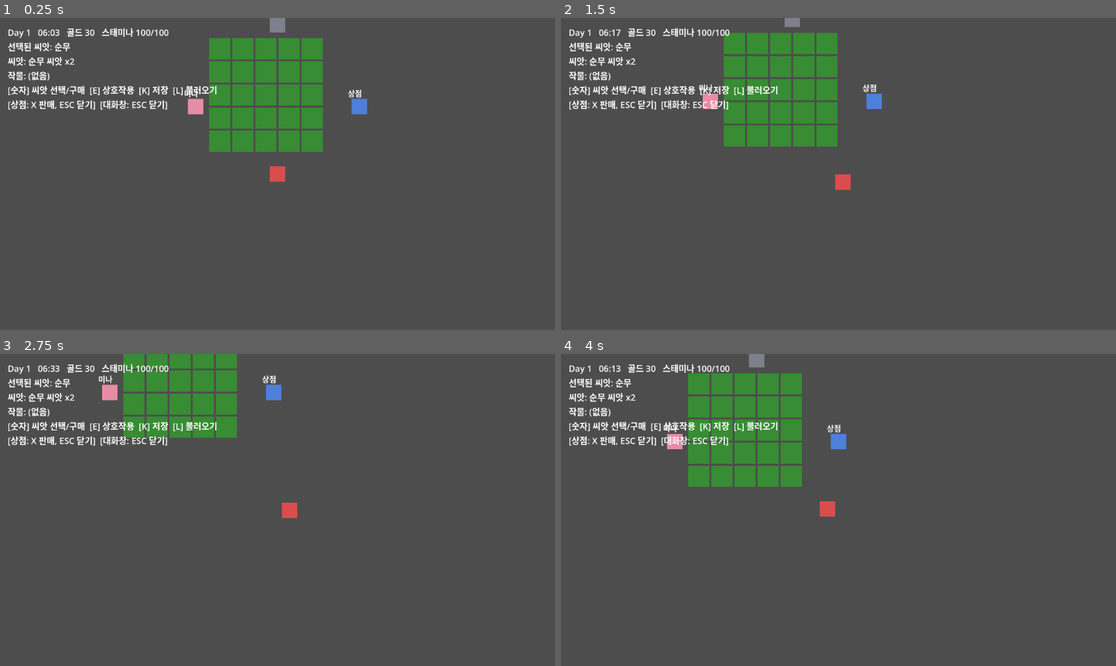
Above: before the commit, frames 1-4 (two rows, left to right).
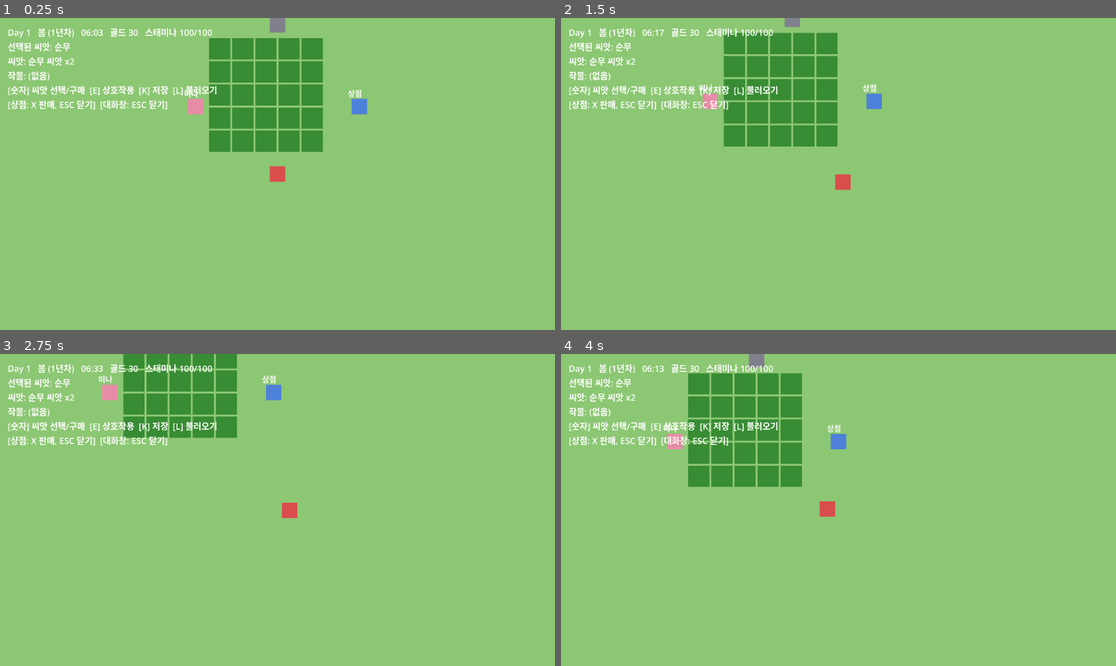
Above: after the commit, the same moments.

Repository: werfriend808/quiet-acres
Game: Godot game, scene res://scenes/Main.tscn
Same seed, same stepped clock (60 frames per second), same inputs: the game is played once before the commit and once after it.
Inputs:
- Up to frame 1 (0.25 s): no input
- Up to frame 2 (1.5 s): tap Enter (ui_accept) at 0.5, 0.77 s; hold Right (ui_right) 0.53-1.28 s; tap 1 at 0.6 s; hold Down (ui_down) from 1.28 s (still down); tap X at 1.35 s
- Up to frame 3 (2.75 s): tap Enter (ui_accept) at 1.52 s; release Down (ui_down) at 2.03 s; hold Right (ui_right) from 2.03 s (still down); tap K at 2.1 s
- Up to frame 4 (4 s): release Right (ui_right) at 2.78 s; hold Up (ui_up) 2.78-3.53 s; tap L at 2.85 s; tap Enter (ui_accept) at 3.02, 3.77 s; hold Left (ui_left) from 3.53 s (still down); tap 1 at 3.6 s

The runs differ from the first frame. In frame 1, 93% of the frame differs, in the area x 0-100%, y 0-100%; in frame 2, 93%; in frame 3, 95%; in frame 4, 93%.

Commit message:
M4: 계절 전환 시스템
- CropData: 씨앗별 재배 가능 계절(seasons) 추가, is_in_season() 정적 함수, 겨울 작물 배추 신규 추가
- GameManager: 봄/여름/가을/겨울 순환(계절당 7일), get_season()/get_year(), season_changed 시그널
- FarmPlot: 현재 계절에 맞지 않는 씨앗은 심기 차단
- ShopUI: 카탈로그에 계절별 재배 시기 표시, 현재 계절/연차 헤더 추가
- Main: 계절별 배경색(봄/여름/가을/겨울) 전환, HUD에 계절/연차 표시

Diff:
--- a/scenes/Main.tscn
+++ b/scenes/Main.tscn
@@ -1,6 +1,6 @@
-[gd_scene load_steps=8 format=3]
+[gd_scene format=3 uid="uid://w30caa0mj3lh"]
 
-[ext_resource type="Script" path="res://scripts/main.gd" id="1"]
+[ext_resource type="Script" uid="uid://nfe1jgfn1w4v" path="res://scripts/main.gd" id="1"]
 [ext_resource type="PackedScene" path="res://scenes/Player.tscn" id="2"]
 [ext_resource type="PackedScene" path="res://scenes/ShopNPC.tscn" id="3"]
 [ext_resource type="PackedScene" path="res://scenes/ShopUI.tscn" id="4"]
@@ -8,34 +8,42 @@
 [ext_resource type="PackedScene" path="res://scenes/VillagerTheo.tscn" id="6"]
 [ext_resource type="PackedScene" path="res://scenes/DialogueUI.tscn" id="7"]
 
-[node name="Main" type="Node2D"]
+[node name="Main" type="Node2D" unique_id=150758269]
 script = ExtResource("1")
 
-[node name="FarmGrid" type="Node2D" parent="."]
+[node name="Background" type="CanvasLayer" parent="."]
+layer = -1
 
-[node name="Player" parent="." instance=ExtResource("2")]
+[node name="BgColor" type="ColorRect" parent="Background"]
+anchor_right = 1.0
+anchor_bottom = 1.0
+color = Color(0.55, 0.78, 0.45, 1)
+
+[node name="FarmGrid" type="Node2D" parent="." unique_id=398271469]
+
+[node name="Player" parent="." unique_id=1872930784 instance=ExtResource("2")]
 position = Vector2(0, 140)
 
-[node name="ShopNPC" parent="." instance=ExtResource("3")]
+[node name="ShopNPC" parent="." unique_id=597236716 instance=ExtResource("3")]
 position = Vector2(170, 0)
 
-[node name="ShopUI" parent="." instance=ExtResource("4")]
+[node name="ShopUI" parent="." unique_id=1323622652 instance=ExtResource("4")]
 
-[node name="VillagerMina" parent="." instance=ExtResource("5")]
+[node name="VillagerMina" parent="." unique_id=322342633 instance=ExtResource("5")]
 position = Vector2(-170, 0)
 
-[node name="VillagerTheo" parent="." instance=ExtResource("6")]
+[node name="VillagerTheo" parent="." unique_id=1757459684 instance=ExtResource("6")]
 position = Vector2(0, -170)
 
-[node name="DialogueUI" parent="." instance=ExtResource("7")]
+[node name="DialogueUI" parent="." unique_id=888314974 instance=ExtResource("7")]
 
-[node name="HUD" type="CanvasLayer" parent="."]
+[node name="HUD" type="CanvasLayer" parent="." unique_id=1531471915]
 
-[node name="InfoLabel" type="Label" parent="HUD"]
+[node name="InfoLabel" type="Label" parent="HUD" unique_id=1036222500]
 offset_left = 16.0
 offset_top = 16.0
 offset_right = 620.0
 offset_bottom = 280.0
+theme_override_colors/font_color = Color(1, 1, 1, 1)
 theme_override_font_sizes/font_size = 18
-theme_override_colors/font_color = Color(1, 1, 1, 1)
 text = "Day 1"
--- a/scenes/ShopUI.tscn
+++ b/scenes/ShopUI.tscn
@@ -6,16 +6,16 @@
 script = ExtResource("1")
 
 [node name="Panel" type="Panel" parent="."]
-offset_left = 260.0
-offset_top = 60.0
-offset_right = 640.0
-offset_bottom = 360.0
+offset_left = 230.0
+offset_top = 50.0
+offset_right = 690.0
+offset_bottom = 460.0
 
 [node name="CatalogLabel" type="Label" parent="Panel"]
 offset_left = 16.0
 offset_top = 16.0
-offset_right = 364.0
-offset_bottom = 284.0
+offset_right = 444.0
+offset_bottom = 394.0
 theme_override_font_sizes/font_size = 18
 theme_override_colors/font_color = Color(1, 1, 1, 1)
 autowrap_mode = 2
--- a/scripts/crop_data.gd
+++ b/scripts/crop_data.gd
@@ -2,7 +2,7 @@
 class_name CropData
 
 ## 작물/씨앗 정적 데이터 테이블
-## 씨앗 구매가, 작물 판매가, 성장 시간(초), 수확 시 표시 색상을 정의한다.
+## 씨앗 구매가, 작물 판매가, 성장 시간(초), 수확 시 표시 색상, 심을 수 있는 계절을 정의한다.
 
 const SEEDS: Dictionary = {
 	"순무": {
@@ -10,17 +10,34 @@
 		"sell_price": 5,
 		"grow_time": 15.0,
 		"color": Color(0.9, 0.78, 0.2),
+		"seasons": ["봄"],
+	},
+	"당근": {
+		"cost": 8,
+		"sell_price": 4,
+		"grow_time": 10.0,
+		"color": Color(0.95, 0.5, 0.15),
+		"seasons": ["봄", "여름"],
 	},
 	"감자": {
 		"cost": 15,
 		"sell_price": 8,
 		"grow_time": 25.0,
 		"color": Color(0.75, 0.55, 0.3),
+		"seasons": ["여름", "가을"],
 	},
-	"당근": {
-		"cost": 8,
-		"sell_price": 4,
-		"grow_time": 10.0,
-		"color": Color(0.95, 0.5, 0.15),
+	"배추": {
+		"cost": 12,
+		"sell_price": 6,
+		"grow_time": 20.0,
+		"color": Color(0.65, 0.85, 0.55),
+		"seasons": ["가을", "겨울"],
 	},
 }
+
+
+## crop_name을 season_name 계절에 심을 수 있는지 여부
+static func is_in_season(crop_name: String, season_name: String) -> bool:
+	var info: Dictionary = SEEDS.get(crop_name, {})
+	var seasons: Array = info.get("seasons", [])
+	return seasons.has(season_name)
--- a/scripts/farm_plot.gd
+++ b/scripts/farm_plot.gd
@@ -43,6 +43,9 @@
 			return "밭을 갈았다."
 		State.TILLED:
 			var crop_name: String = GameManager.selected_crop
+			var season_name: String = GameManager.get_season()
+			if not CropData.is_in_season(crop_name, season_name):
+				return "%s는 %s에 심을 수 없다." % [crop_name, season_name]
 			if not GameManager.has_seed(crop_name):
 				return "%s 씨앗이 없다. 상점에서 구매하자." % crop_name
 			if not GameManager.use_stamina(GameManager.STAMINA_COST_PLANT):
--- a/scripts/game_manager.gd
+++ b/scripts/game_manager.gd
@@ -7,6 +7,7 @@
 signal inventory_changed
 signal gold_changed
 signal stamina_changed
+signal season_changed(season_name: String)
 
 const DAY_LENGTH_SECONDS: float = 120.0  # 테스트용: 실제 2분 = 인게임 하루 (나중에 조정)
 const SAVE_PATH: String = "user://savegame.json"
@@ -16,6 +17,9 @@
 const STAMINA_COST_PLANT: int = 3
 const STAMINA_COST_WATER: int = 3
 const STAMINA_COST_HARVEST: int = 2
+
+const SEASON_NAMES: Array = ["봄", "여름", "가을", "겨울"]
+const SEASON_LENGTH_DAYS: int = 7  # 계절당 인게임 7일 (테스트용, 나중에 조정)
 
 var day: int = 1
 var day_progress: float = 0.0  # 0.0 ~ 1.0
@@ -31,11 +35,24 @@
 	day_progress += delta / DAY_LENGTH_SECONDS
 	if day_progress >= 1.0:
 		day_progress = 0.0
+		var previous_season: String = get_season()
 		day += 1
 		stamina = MAX_STAMINA
 		stamina_changed.emit()
 		new_day.emit(day)
+		var current_season: String = get_season()
+		if current_season != previous_season:
+			season_changed.emit(current_season)
 		save_game()  # 하루가 바뀔 때 자동 저장
+
+
+func get_season() -> String:
+	var season_index: int = ((day - 1) / SEASON_LENGTH_DAYS) % SEASON_NAMES.size()
+	return SEASON_NAMES[season_index]
+
+
+func get_year() -> int:
+	return 1 + (day - 1) / (SEASON_LENGTH_DAYS * SEASON_NAMES.size())
 
 
 func add_item(item_name: String, amount: int = 1) -> void:
--- a/scripts/main.gd
+++ b/scripts/main.gd
@@ -5,15 +5,25 @@
 
 const FarmPlotScene: PackedScene = preload("res://scenes/FarmPlot.tscn")
 
+const SEASON_BG_COLORS: Dictionary = {
+	"봄": Color(0.55, 0.78, 0.45),
+	"여름": Color(0.35, 0.65, 0.75),
+	"가을": Color(0.75, 0.55, 0.25),
+	"겨울": Color(0.8, 0.85, 0.9),
+}
+
 @onready var farm_grid: Node2D = $FarmGrid
 @onready var info_label: Label = $HUD/InfoLabel
+@onready var bg_color: ColorRect = $Background/BgColor
 
 
 func _ready() -> void:
 	_build_farm_grid()
 	GameManager.new_day.connect(_on_new_day)
+	GameManager.season_changed.connect(_on_season_changed)
 	if GameManager.load_game():
 		print("저장된 게임을 불러왔다.")
+	_update_background()
 
 
 func _build_farm_grid() -> void:
@@ -32,9 +42,20 @@
 	print("Day %d 시작" % day_number)
 
 
+func _on_season_changed(season_name: String) -> void:
+	print("%s이(가) 되었다." % season_name)
+	_update_background()
+
+
+func _update_background() -> void:
+	bg_color.color = SEASON_BG_COLORS.get(GameManager.get_season(), Color(0.1, 0.1, 0.1))
+
+
 func _process(_delta: float) -> void:
-	info_label.text = "Day %d   %s   골드 %d   스태미나 %d/%d\n선택된 씨앗: %s\n씨앗: %s\n작물: %s\n[숫자] 씨앗 선택/구매  [E] 상호작용  [K] 저장  [L] 불러오기\n[상점: X 판매, ESC 닫기]  [대화창: ESC 닫기]" % [
+	info_label.text = "Day %d   %s (%d년차)   %s   골드 %d   스태미나 %d/%d\n선택된 씨앗: %s\n씨앗: %s\n작물: %s\n[숫자] 씨앗 선택/구매  [E] 상호작용  [K] 저장  [L] 불러오기\n[상점: X 판매, ESC 닫기]  [대화창: ESC 닫기]" % [
 		GameManager.day,
+		GameManager.get_season(),
+		GameManager.get_year(),
 		GameManager.get_time_string(),
 		GameManager.gold,
 		GameManager.stamina,
--- a/scripts/shop_ui.gd
+++ b/scripts/shop_ui.gd
@@ -12,6 +12,7 @@
 	visible = false
 	GameManager.gold_changed.connect(_refresh)
 	GameManager.inventory_changed.connect(_refresh)
+	GameManager.season_changed.connect(_refresh)
 	_refresh()
 
 
@@ -24,13 +25,15 @@
 func _refresh() -> void:
 	var lines: Array = []
 	lines.append("=== 상점 ===")
+	lines.append("현재 계절: %s (%d년차)" % [GameManager.get_season(), GameManager.get_year()])
 	lines.append("보유 골드: %d" % GameManager.gold)
 	lines.append("")
 	var seed_names: Array = CropData.SEEDS.keys()
 	for i in range(seed_names.size()):
 		var crop_name: String = seed_names[i]
 		var info: Dictionary = CropData.SEEDS[crop_name]
-		lines.append("[%d] %s 씨앗 구매 - %d 골드" % [i + 1, crop_name, info.cost])
+		var seasons_text: String = ", ".join(info.get("seasons", []))
+		lines.append("[%d] %s 씨앗 구매 - %d 골드 (재배: %s)" % [i + 1, crop_name, info.cost, seasons_text])
 	lines.append("")
 	lines.append("[X] 보유 작물 전부 판매 - %s" % GameManager.get_crop_inventory_string())
 	lines.append("[ESC] 닫기")
Not shown, added: scripts/dialogue_ui.gd.uid
Not shown, added: scripts/villager_mina.gd.uid
Not shown, added: scripts/villager_npc.gd.uid
Not shown, added: scripts/villager_theo.gd.uid
